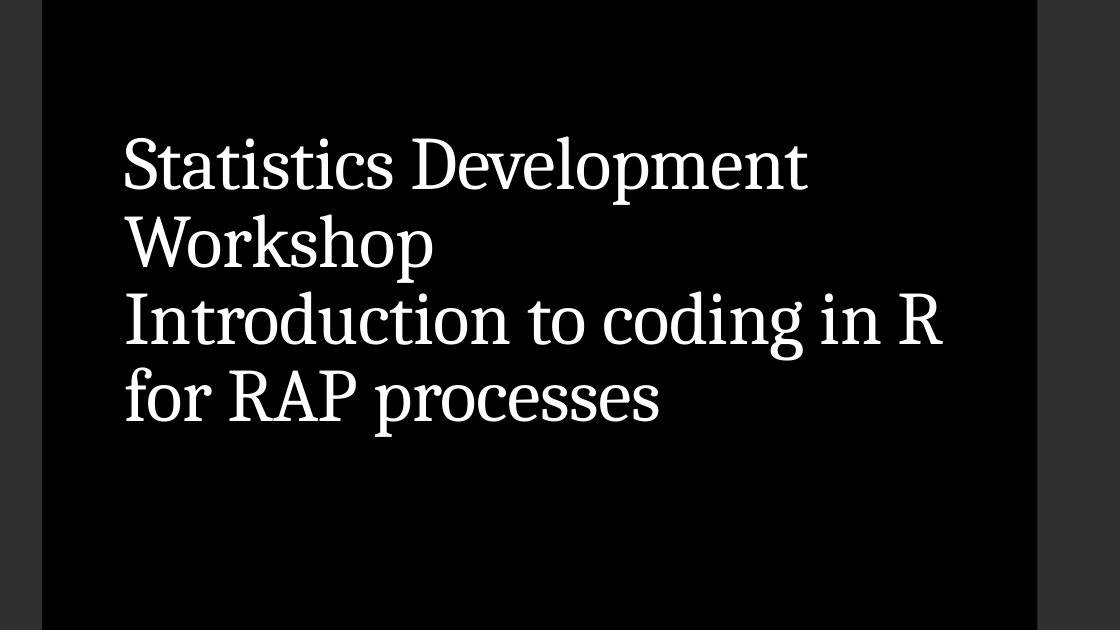
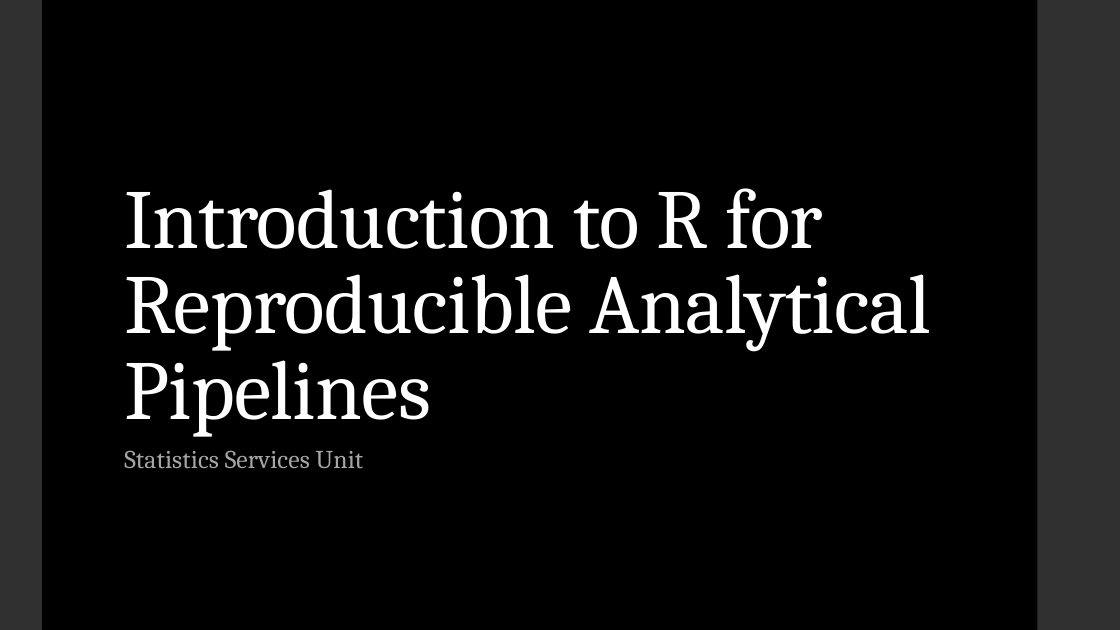
Before and after one commit to dfe-analytical-services/techskills_workshops, a slide deck: slide 1 of slides/workshopslides_RforRAP.pptx. Drawn at 1120x630 pixels with LibreOffice and Linux fonts; fonts in the diff are those of the drawing. Boxes give left, top, right and bottom in pixels: in the first picture for what was removed or moved away, otherwise in the second. Text is boxed around its words. In the diff, an @@ line names an element or a change of style, - is before the commit and + after.

Commit message:
Update R workshop slides to align with updated PDF (based on HEAbespoke slides)

```diff
--- a/slides/workshopslides_RforRAP.pptx
+++ b/slides/workshopslides_RforRAP.pptx
@@ title at [124, 188, 931, 437]: text changed; size 64.8 to 72 pt @@
-Statistics Development Workshop
-Introduction to coding in R for RAP processes
+Introduction to R for Reproducible Analytical Pipelines
@@ subtitle added at [124, 450, 364, 469], 22 pt, text #A6A6A6 @@
+Statistics Services Unit
```
Also in this commit, not shown: 8 other slides changed, 2 slides added, 1 slide removed, 1 other file.
